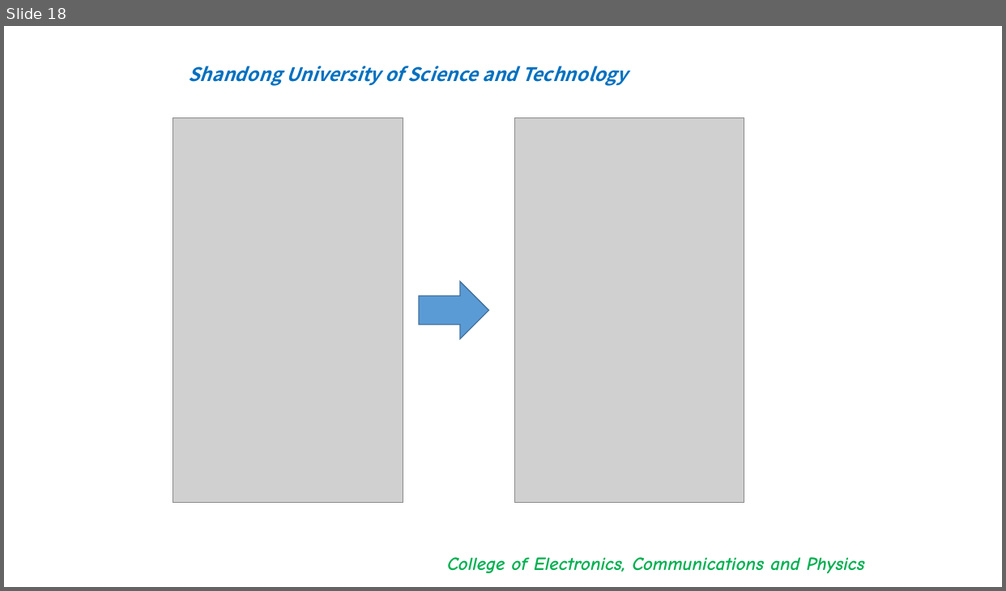
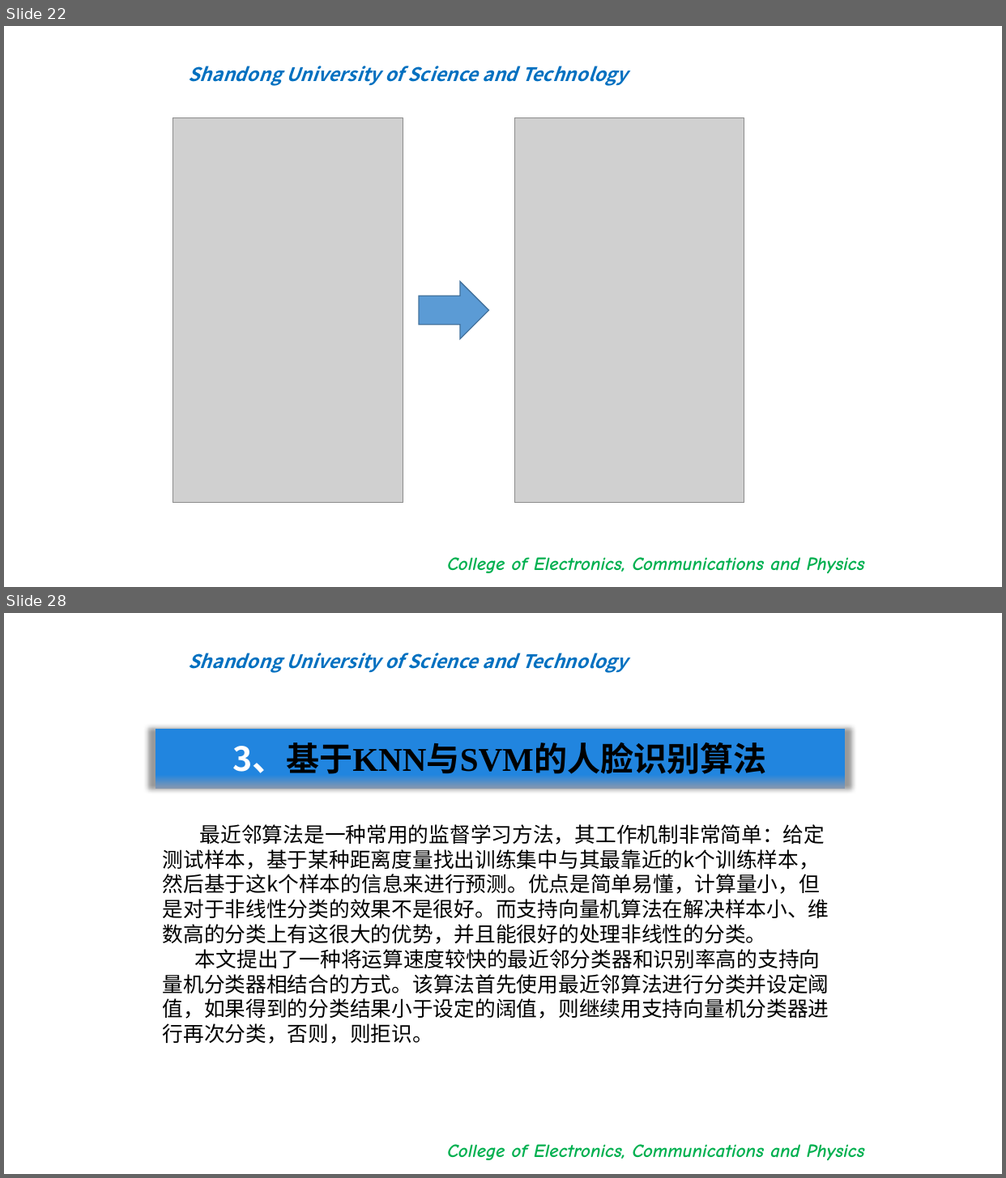
Before and after one commit to bigflyboy/biyelunwen, a slide deck: 王志远毕业答辩.pptx. Shown one above the other, each under a label of ours: slide 18 before the commit, slides 22 and 28 after it; the slides between them are not shown. The pictures are 1006x591 and 1006x1178 pixels, drawn with LibreOffice and Linux fonts; fonts in the diff are those of the drawing; grey boxes stand for pictures; background and template pictures are left out. Boxes give left, top, right and bottom in pixels: in the first picture for what was removed or moved away, otherwise in the second. Text is boxed around its words. In the diff, an @@ line names an element or a change of style, - is before the commit and + after.

```diff
--- a/王志远毕业答辩.pptx
+++ b/王志远毕业答辩.pptx
@@ slide 28 added at <box>4,613,1002,1174</box>, background #FFFFFF; not listed: 2 template elements that a slide beside it also shows @@
@@ rectangle added at <box>155,729,845,789</box>, fill gradient #2185DF to #8497B0 @@
@@ text added at <box>233,743,767,774</box>, 32 pt, text #000000, bold @@
+3、基于KNN与SVM的人脸识别算法
@@ text added at <box>163,824,829,1044</box>, 20 pt, text #000000 @@
+最近邻算法是一种常用的监督学习方法，其工作机制非常简单：给定测试样本，基于某种距离度量找出训练集中与其最靠近的k个训练样本，然后基于这k个样本的信息来进行预测。优点是简单易懂，计算量小，但是对于非线性分类的效果不是很好。而支持向量机算法在解决样本小、维数高的分类上有这很大的优势，并且能很好的处理非线性的分类。
+本文提出了一种将运算速度较快的最近邻分类器和识别率高的支持向量机分类器相结合的方式。该算法首先使用最近邻算法进行分类并设定阈值，如果得到的分类结果小于设定的阔值，则继续用支持向量机分类器进行再次分类，否则，则拒识。
@@ what was slide 18 is now slide 22 @@
```
Also in this commit, not shown: 4 slides changed, 9 other slides added, 1 other file.
